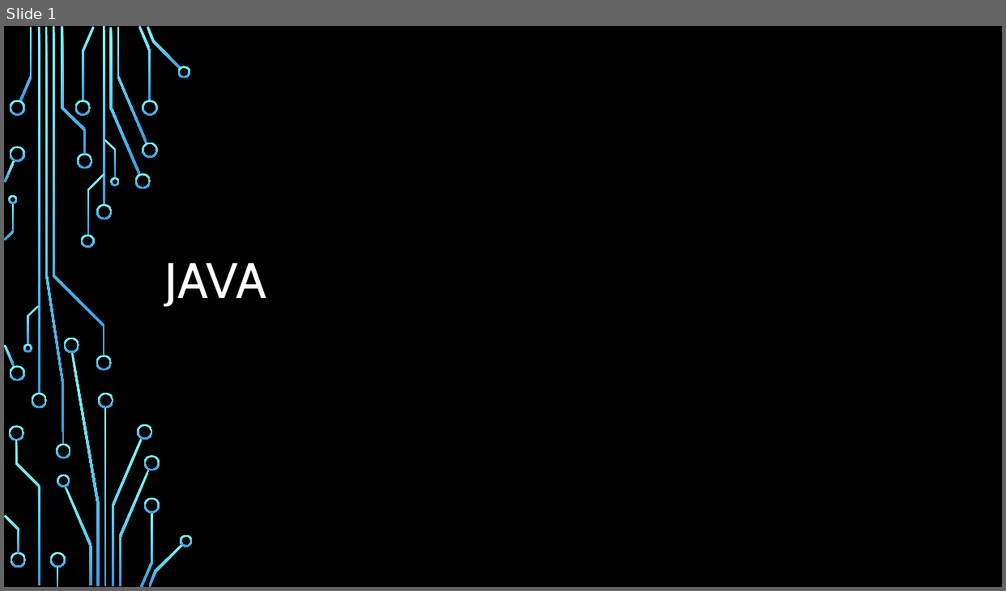
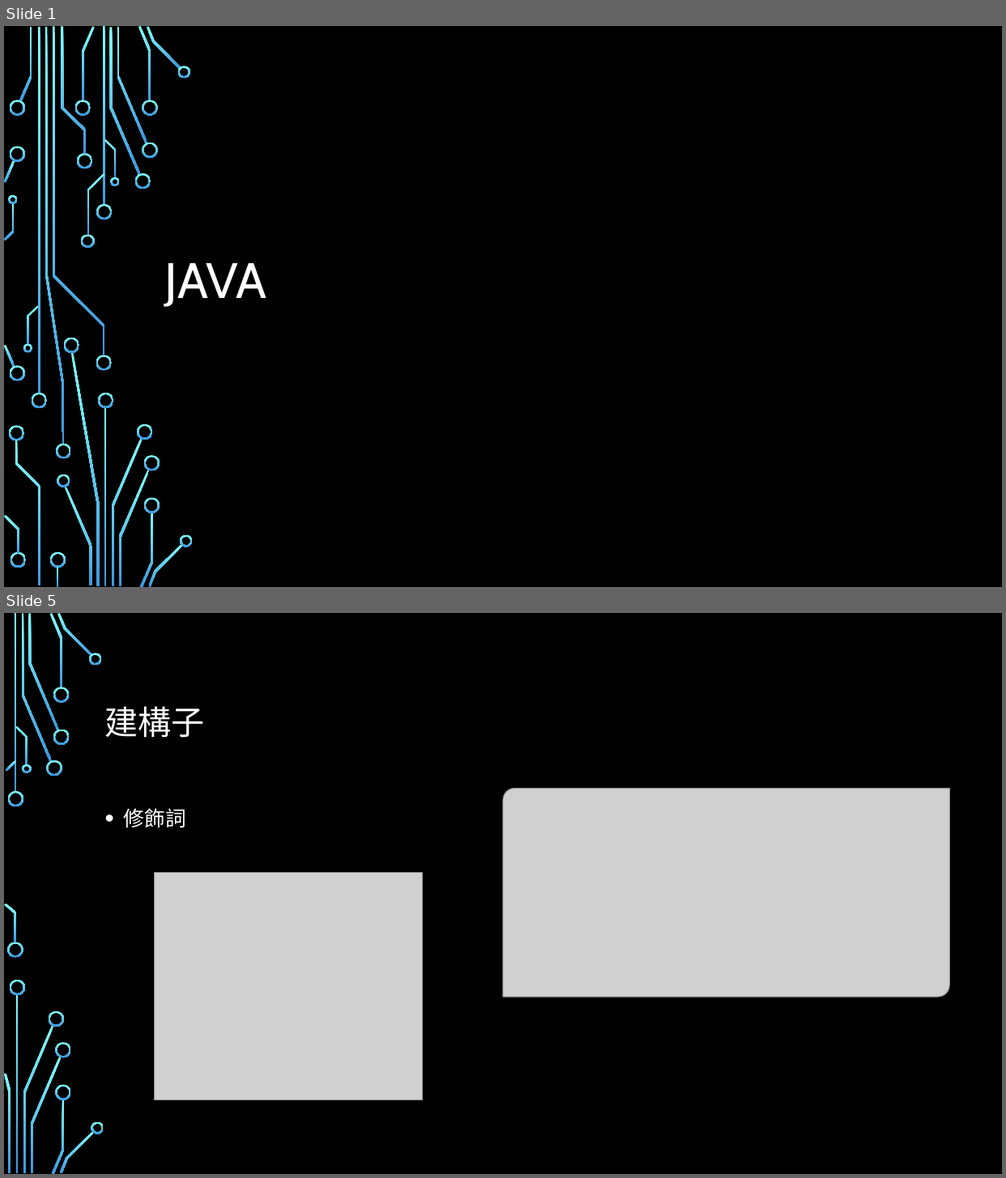
Before and after one commit to Alvin-Lo0729/ncut-java, a slide deck: doc/JAVA0206.pptx. Shown one above the other, each under a label of ours: slide 1 before the commit, slides 1 and 5 after it; the slides between them are not shown. The pictures are 1006x591 and 1006x1178 pixels, drawn with LibreOffice and Linux fonts; fonts in the diff are those of the drawing; grey boxes stand for pictures; background and template pictures are left out. Boxes give left, top, right and bottom in pixels: in the first picture for what was removed or moved away, otherwise in the second. Text is boxed around its words. In the diff, an @@ line names an element or a change of style, - is before the commit and + after.

```diff
--- a/doc/JAVA0206.pptx
+++ b/doc/JAVA0206.pptx
@@ slide 5 added at [4, 613, 1002, 1174], background picture (left out) @@
@@ rectangle added at [4, 613, 1002, 1174], fill #000000 @@
@@ title added at [105, 706, 205, 738], 32 pt, text #FFFFFF @@
+建構子
@@ picture added at [503, 788, 950, 997] @@
@@ text added at [124, 808, 186, 828], 20 pt, text #FFFFFF @@
+• 修飾詞
@@ picture added at [155, 873, 423, 1101] @@
@@ group added at [4, 613, 104, 1174]: 24 freeform shapes, 2 rectangles @@
@@ group added at [4, 613, 987, 1174]: 14 freeform shapes, 3 rectangles @@
```
Also in this commit, not shown: 1 slide changed, 2 other slides added, 1 slide removed, 3 other files.
